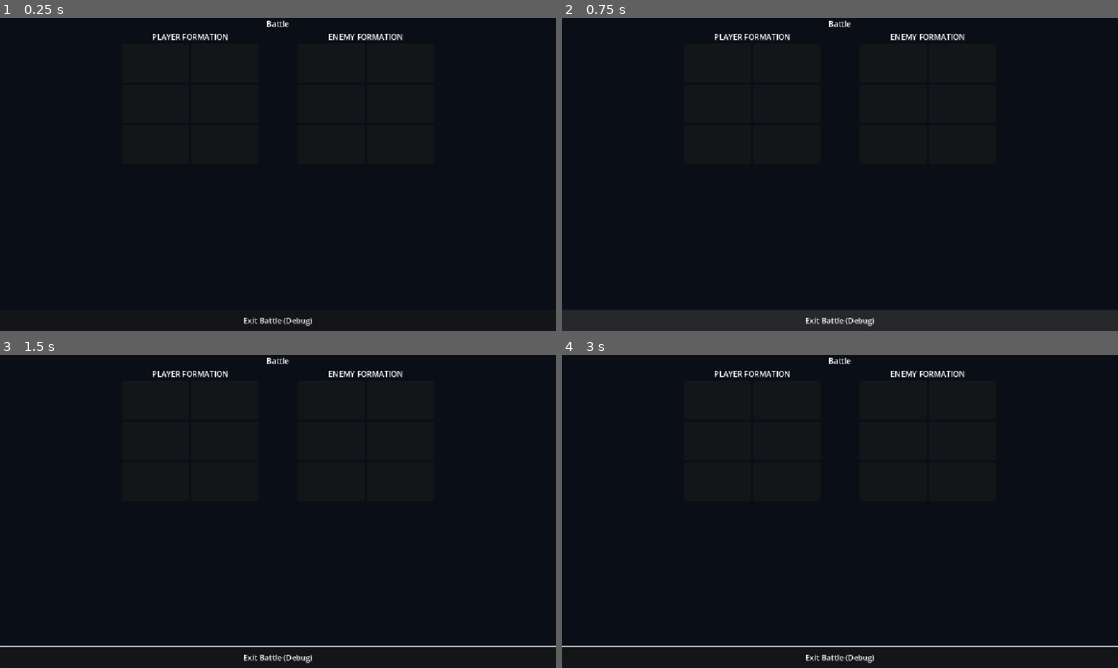
Above: before the commit, frames 1-4 (two rows, left to right).
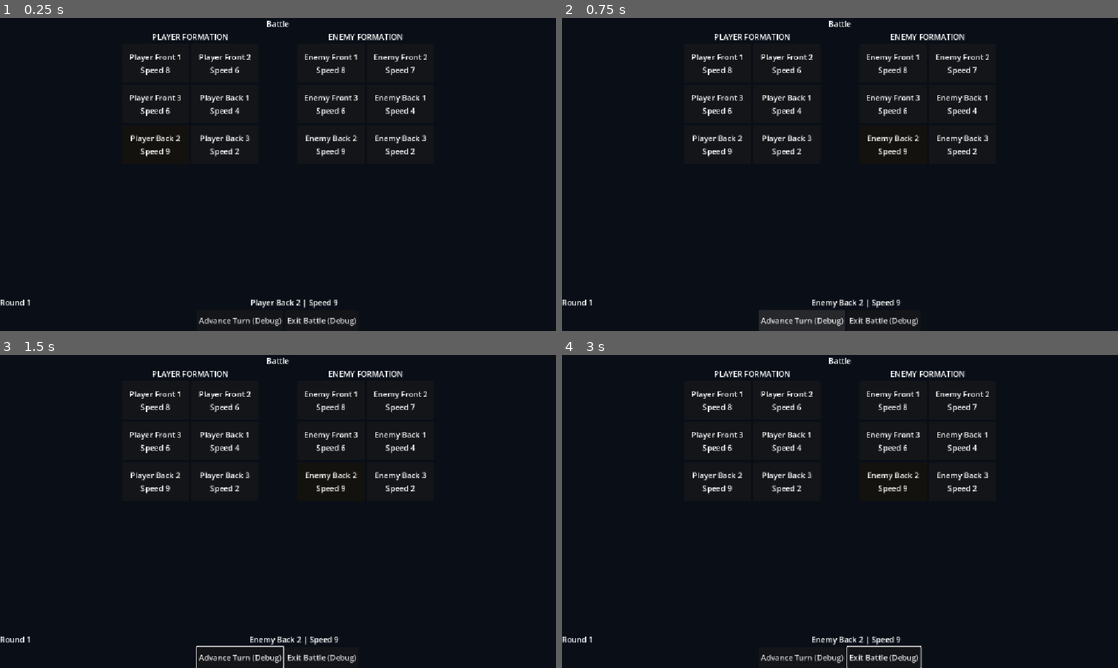
Above: after the commit, the same moments.

Repository: Poostaq/two-dimensional-experiment
Game: Godot game, scene res://Scenes/battle_arena.tscn
Two runs of this game, one before a commit and one after it. Both use one fixed random seed, a clock stepped at 60 frames per second and the inputs below. This scene is started directly instead of the project's main scene.
Inputs (mouse positions are in pixels of both pictures, inside the frame that each line leads up to):
- Up to frame 1 (0.25 s): no input
- Up to frame 2 (0.75 s): click (801, 321) at 0.5 s, where only the run after the commit has a clickable "Advance Turn (Debug)"
- Up to frame 3 (1.5 s): move the mouse to (400, 495) at 1.27 s; hold Right from 1.28 s (still down); tap Tab at 1.35 s; click (400, 495) at 1.42 s
- Up to frame 4 (3 s): move the mouse to (728, 527) at 2.02 s; release Right at 2.03 s; hold Down 2.03-2.78 s; tap Backspace at 2.1 s; click (728, 527) at 2.17 s; move the mouse to (895, 442) at 2.77 s; hold Right from 2.78 s (still down); tap Shift at 2.85 s; click (895, 442) at 2.92 s

The runs differ from the first frame. In frame 1, 2.7% of the frame differs, in the area x 0-77%, y 11-99%; in frame 2, 7.4%, in the area x 0-100%, y 11-100%; in frame 3, 3.1%; in frame 4, 3.1%.

Commit message:
feat: show AC2.2 speed-ordered turns

Diff:
--- a/Scenes/battle_arena.tscn
+++ b/Scenes/battle_arena.tscn
@@ -53,30 +53,126 @@
 layout_mode = 2
 tooltip_text = "Player Slot 1"
 
+[node name="UnitInfo" type="VBoxContainer" parent="Margin/VBox/Formations/PlayerSide/PlayerFormation/Slot0" unique_id=1336176730]
+layout_mode = 2
+mouse_filter = 2
+alignment = 1
+
+[node name="UnitNameLabel" type="Label" parent="Margin/VBox/Formations/PlayerSide/PlayerFormation/Slot0/UnitInfo" unique_id=962174858]
+layout_mode = 2
+text = "Unoccupied"
+horizontal_alignment = 1
+autowrap_mode = 2
+
+[node name="SpeedLabel" type="Label" parent="Margin/VBox/Formations/PlayerSide/PlayerFormation/Slot0/UnitInfo" unique_id=754939996]
+layout_mode = 2
+text = "Speed —"
+horizontal_alignment = 1
+
 [node name="Slot1" type="PanelContainer" parent="Margin/VBox/Formations/PlayerSide/PlayerFormation" unique_id=1949479684]
 custom_minimum_size = Vector2(140, 80)
 layout_mode = 2
 tooltip_text = "Player Slot 2"
 
+[node name="UnitInfo" type="VBoxContainer" parent="Margin/VBox/Formations/PlayerSide/PlayerFormation/Slot1" unique_id=644477328]
+layout_mode = 2
+mouse_filter = 2
+alignment = 1
+
+[node name="UnitNameLabel" type="Label" parent="Margin/VBox/Formations/PlayerSide/PlayerFormation/Slot1/UnitInfo" unique_id=1953318080]
+layout_mode = 2
+text = "Unoccupied"
+horizontal_alignment = 1
+autowrap_mode = 2
+
+[node name="SpeedLabel" type="Label" parent="Margin/VBox/Formations/PlayerSide/PlayerFormation/Slot1/UnitInfo" unique_id=1140856070]
+layout_mode = 2
+text = "Speed —"
+horizontal_alignment = 1
+
 [node name="Slot2" type="PanelContainer" parent="Margin/VBox/Formations/PlayerSide/PlayerFormation" unique_id=1507983800]
 custom_minimum_size = Vector2(140, 80)
 layout_mode = 2
 tooltip_text = "Player Slot 3"
 
+[node name="UnitInfo" type="VBoxContainer" parent="Margin/VBox/Formations/PlayerSide/PlayerFormation/Slot2" unique_id=1083569633]
+layout_mode = 2
+mouse_filter = 2
+alignment = 1
+
+[node name="UnitNameLabel" type="Label" parent="Margin/VBox/Formations/PlayerSide/PlayerFormation/Slot2/UnitInfo" unique_id=505473094]
+layout_mode = 2
+text = "Unoccupied"
+horizontal_alignment = 1
+autowrap_mode = 2
+
+[node name="SpeedLabel" type="Label" parent="Margin/VBox/Formations/PlayerSide/PlayerFormation/Slot2/UnitInfo" unique_id=162289544]
+layout_mode = 2
+text = "Speed —"
+horizontal_alignment = 1
+
 [node name="Slot3" type="PanelContainer" parent="Margin/VBox/Formations/PlayerSide/PlayerFormation" unique_id=1803951279]
 custom_minimum_size = Vector2(140, 80)
 layout_mode = 2
 tooltip_text = "Player Slot 4"
 
+[node name="UnitInfo" type="VBoxContainer" parent="Margin/VBox/Formations/PlayerSide/PlayerFormation/Slot3" unique_id=701319009]
+layout_mode = 2
+mouse_filter = 2
+alignment = 1
+
+[node name="UnitNameLabel" type="Label" parent="Margin/VBox/Formations/PlayerSide/PlayerFormation/Slot3/UnitInfo" unique_id=1766508917]
+layout_mode = 2
+text = "Unoccupied"
+horizontal_alignment = 1
+autowrap_mode = 2
+
+[node name="SpeedLabel" type="Label" parent="Margin/VBox/Formations/PlayerSide/PlayerFormation/Slot3/UnitInfo" unique_id=1357581283]
+layout_mode = 2
+text = "Speed —"
+horizontal_alignment = 1
+
 [node name="Slot4" type="PanelContainer" parent="Margin/VBox/Formations/PlayerSide/PlayerFormation" unique_id=1322027728]
 custom_minimum_size = Vector2(140, 80)
 layout_mode = 2
 tooltip_text = "Player Slot 5"
 
+[node name="UnitInfo" type="VBoxContainer" parent="Margin/VBox/Formations/PlayerSide/PlayerFormation/Slot4" unique_id=2142926801]
+layout_mode = 2
+mouse_filter = 2
+alignment = 1
+
+[node name="UnitNameLabel" type="Label" parent="Margin/VBox/Formations/PlayerSide/PlayerFormation/Slot4/UnitInfo" unique_id=1856227809]
+layout_mode = 2
+text = "Unoccupied"
+horizontal_alignment = 1
+autowrap_mode = 2
+
+[node name="SpeedLabel" type="Label" parent="Margin/VBox/Formations/PlayerSide/PlayerFormation/Slot4/UnitInfo" unique_id=307800924]
+layout_mode = 2
+text = "Speed —"
+horizontal_alignment = 1
+
 [node name="Slot5" type="PanelContainer" parent="Margin/VBox/Formations/PlayerSide/PlayerFormation" unique_id=1715924655]
 custom_minimum_size = Vector2(140, 80)
 layout_mode = 2
 tooltip_text = "Player Slot 6"
+
+[node name="UnitInfo" type="VBoxContainer" parent="Margin/VBox/Formations/PlayerSide/PlayerFormation/Slot5" unique_id=1466590877]
+layout_mode = 2
+mouse_filter = 2
+alignment = 1
+
+[node name="UnitNameLabel" type="Label" parent="Margin/VBox/Formations/PlayerSide/PlayerFormation/Slot5/UnitInfo" unique_id=1986994091]
+layout_mode = 2
+text = "Unoccupied"
+horizontal_alignment = 1
+autowrap_mode = 2
+
+[node name="SpeedLabel" type="Label" parent="Margin/VBox/Formations/PlayerSide/PlayerFormation/Slot5/UnitInfo" unique_id=1827802909]
+layout_mode = 2
+text = "Speed —"
+horizontal_alignment = 1
 
 [node name="CenterDivider" type="VSeparator" parent="Margin/VBox/Formations" unique_id=869679255]
 custom_minimum_size = Vector2(72, 0)
@@ -100,32 +196,153 @@
 layout_mode = 2
 tooltip_text = "Enemy Slot 1"
 
+[node name="UnitInfo" type="VBoxContainer" parent="Margin/VBox/Formations/EnemySide/EnemyFormation/Slot0" unique_id=334592560]
+layout_mode = 2
+mouse_filter = 2
+alignment = 1
+
+[node name="UnitNameLabel" type="Label" parent="Margin/VBox/Formations/EnemySide/EnemyFormation/Slot0/UnitInfo" unique_id=892941584]
+layout_mode = 2
+text = "Unoccupied"
+horizontal_alignment = 1
+autowrap_mode = 2
+
+[node name="SpeedLabel" type="Label" parent="Margin/VBox/Formations/EnemySide/EnemyFormation/Slot0/UnitInfo" unique_id=1773965998]
+layout_mode = 2
+text = "Speed —"
+horizontal_alignment = 1
+
 [node name="Slot1" type="PanelContainer" parent="Margin/VBox/Formations/EnemySide/EnemyFormation" unique_id=1388062701]
 custom_minimum_size = Vector2(140, 80)
 layout_mode = 2
 tooltip_text = "Enemy Slot 2"
 
+[node name="UnitInfo" type="VBoxContainer" parent="Margin/VBox/Formations/EnemySide/EnemyFormation/Slot1" unique_id=1776391952]
+layout_mode = 2
+mouse_filter = 2
+alignment = 1
+
+[node name="UnitNameLabel" type="Label" parent="Margin/VBox/Formations/EnemySide/EnemyFormation/Slot1/UnitInfo" unique_id=71340744]
+layout_mode = 2
+text = "Unoccupied"
+horizontal_alignment = 1
+autowrap_mode = 2
+
+[node name="SpeedLabel" type="Label" parent="Margin/VBox/Formations/EnemySide/EnemyFormation/Slot1/UnitInfo" unique_id=1109683471]
+layout_mode = 2
+text = "Speed —"
+horizontal_alignment = 1
+
 [node name="Slot2" type="PanelContainer" parent="Margin/VBox/Formations/EnemySide/EnemyFormation" unique_id=1830338772]
 custom_minimum_size = Vector2(140, 80)
 layout_mode = 2
 tooltip_text = "Enemy Slot 3"
 
+[node name="UnitInfo" type="VBoxContainer" parent="Margin/VBox/Formations/EnemySide/EnemyFormation/Slot2" unique_id=835427600]
+layout_mode = 2
+mouse_filter = 2
+alignment = 1
+
+[node name="UnitNameLabel" type="Label" parent="Margin/VBox/Formations/EnemySide/EnemyFormation/Slot2/UnitInfo" unique_id=1170714062]
+layout_mode = 2
+text = "Unoccupied"
+horizontal_alignment = 1
+autowrap_mode = 2
+
+[node name="SpeedLabel" type="Label" parent="Margin/VBox/Formations/EnemySide/EnemyFormation/Slot2/UnitInfo" unique_id=608055118]
+layout_mode = 2
+text = "Speed —"
+horizontal_alignment = 1
+
 [node name="Slot3" type="PanelContainer" parent="Margin/VBox/Formations/EnemySide/EnemyFormation" unique_id=1444131745]
 custom_minimum_size = Vector2(140, 80)
 layout_mode = 2
 tooltip_text = "Enemy Slot 4"
 
+[node name="UnitInfo" type="VBoxContainer" parent="Margin/VBox/Formations/EnemySide/EnemyFormation/Slot3" unique_id=380301555]
+layout_mode = 2
+mouse_filter = 2
+alignment = 1
+
+[node name="UnitNameLabel" type="Label" parent="Margin/VBox/Formations/EnemySide/EnemyFormation/Slot3/UnitInfo" unique_id=431740243]
+layout_mode = 2
+text = "Unoccupied"
+horizontal_alignment = 1
+autowrap_mode = 2
+
+[node name="SpeedLabel" type="Label" parent="Margin/VBox/Formations/EnemySide/EnemyFormation/Slot3/UnitInfo" unique_id=953065540]
+layout_mode = 2
+text = "Speed —"
+horizontal_alignment = 1
+
 [node name="Slot4" type="PanelContainer" parent="Margin/VBox/Formations/EnemySide/EnemyFormation" unique_id=1898023519]
 custom_minimum_size = Vector2(140, 80)
 layout_mode = 2
 tooltip_text = "Enemy Slot 5"
 
+[node name="UnitInfo" type="VBoxContainer" parent="Margin/VBox/Formations/EnemySide/EnemyFormation/Slot4" unique_id=294158884]
+layout_mode = 2
+mouse_filter = 2
+alignment = 1
+
+[node name="UnitNameLabel" type="Label" parent="Margin/VBox/Formations/EnemySide/EnemyFormation/Slot4/UnitInfo" unique_id=1907956622]
+layout_mode = 2
+text = "Unoccupied"
+horizontal_alignment = 1
+autowrap_mode = 2
+
+[node name="SpeedLabel" type="Label" parent="Margin/VBox/Formations/EnemySide/EnemyFormation/Slot4/UnitInfo" unique_id=383984490]
+layout_mode = 2
+text = "Speed —"
+horizontal_alignment = 1
+
 [node name="Slot5" type="PanelContainer" parent="Margin/VBox/Formations/EnemySide/EnemyFormation" unique_id=1678816950]
 custom_minimum_size = Vector2(140, 80)
 layout_mode = 2
 tooltip_text = "Enemy Slot 6"
 
-[node name="ExitBattleDebugButton" type="Button" parent="Margin/VBox" unique_id=2055668868]
+[node name="UnitInfo" type="VBoxContainer" parent="Margin/VBox/Formations/EnemySide/EnemyFormation/Slot5" unique_id=351020783]
+layout_mode = 2
+mouse_filter = 2
+alignment = 1
+
+[node name="UnitNameLabel" type="Label" parent="Margin/VBox/Formations/EnemySide/EnemyFormation/Slot5/UnitInfo" unique_id=673312004]
+layout_mode = 2
+text = "Unoccupied"
+horizontal_alignment = 1
+autowrap_mode = 2
+
+[node name="SpeedLabel" type="Label" parent="Margin/VBox/Formations/EnemySide/EnemyFormation/Slot5/UnitInfo" unique_id=2136572351]
+layout_mode = 2
+text = "Speed —"
+horizontal_alignment = 1
+
+[node name="TurnStatus" type="HBoxContainer" parent="Margin/VBox" unique_id=891639891]
+layout_mode = 2
+alignment = 1
+
+[node name="RoundLabel" type="Label" parent="Margin/VBox/TurnStatus" unique_id=1699269099]
+unique_name_in_owner = true
+layout_mode = 2
+text = "Round 1"
+
+[node name="CurrentUnitLabel" type="Label" parent="Margin/VBox/TurnStatus" unique_id=829834890]
+unique_name_in_owner = true
+layout_mode = 2
+size_flags_horizontal = 3
+text = "No active units"
+horizontal_alignment = 1
+
+[node name="DebugControls" type="HBoxContainer" parent="Margin/VBox" unique_id=1793621972]
+layout_mode = 2
+alignment = 1
+
+[node name="AdvanceTurnDebugButton" type="Button" parent="Margin/VBox/DebugControls" unique_id=402375055]
+unique_name_in_owner = true
+layout_mode = 2
+text = "Advance Turn (Debug)"
+
+[node name="ExitBattleDebugButton" type="Button" parent="Margin/VBox/DebugControls" unique_id=2055668868]
 unique_name_in_owner = true
 custom_minimum_size = Vector2(0, 44)
 layout_mode = 2
--- a/Scripts/Battle/battle_arena.gd
+++ b/Scripts/Battle/battle_arena.gd
@@ -4,23 +4,37 @@
 signal exit_requested
 
 const SIDE_SLOT_COUNT := 6
+const NEUTRAL_SLOT_COLOR := Color.WHITE
+const CURRENT_SLOT_COLOR := Color(1.0, 0.82, 0.32, 1.0)
 
 @onready var _encounter_type_label: Label = %EncounterTypeLabel
 @onready var _player_formation: GridContainer = %PlayerFormation
 @onready var _enemy_formation: GridContainer = %EnemyFormation
+@onready var _round_label: Label = %RoundLabel
+@onready var _current_unit_label: Label = %CurrentUnitLabel
+@onready var _advance_debug_button: Button = %AdvanceTurnDebugButton
 @onready var _exit_debug_button: Button = %ExitBattleDebugButton
 
 var encounter_coordinate: Vector2i = Vector2i.ZERO
 var encounter_type: String = ""
+var round_number: int = 1
+
+var _units: Array[BattleUnitState] = []
+var _turn_queue: Array[BattleUnitState] = []
+var _current_turn_index: int = 0
 
 
 func _ready() -> void:
 	var exit_callable := Callable(self, "_on_exit_debug_pressed")
 	if not _exit_debug_button.pressed.is_connected(exit_callable):
 		_exit_debug_button.pressed.connect(exit_callable)
+	var advance_callable := Callable(self, "_on_advance_debug_pressed")
+	if not _advance_debug_button.pressed.is_connected(advance_callable):
+		_advance_debug_button.pressed.connect(advance_callable)
 	_assign_slot_metadata(_player_formation, "player")
 	_assign_slot_metadata(_enemy_formation, "enemy")
 	_refresh_context()
+	configure_units(_create_debug_units())
 
 
 func configure(coordinate: Vector2i, type: String) -> void:
@@ -32,12 +46,59 @@
 		_refresh_context()
 
 
+func configure_units(units: Array[BattleUnitState]) -> void:
+	_units = units.duplicate()
+	_turn_queue = BattleTurnQueue.build(_units)
+	_current_turn_index = 0
+	round_number = 1
+	if is_node_ready():
+		_refresh_turn_ui()
+
+
+func get_turn_queue() -> Array[BattleUnitState]:
+	return _turn_queue.duplicate()
+
+
+func get_current_unit() -> BattleUnitState:
+	if _turn_queue.is_empty() or _current_turn_index < 0 or _current_turn_index >= _turn_queue.size():
+		return null
+	return _turn_queue[_current_turn_index]
+
+
+func advance_turn() -> void:
+	if _turn_queue.is_empty():
+		return
+	_current_turn_index += 1
+	if _current_turn_index >= _turn_queue.size():
+		round_number += 1
+		_turn_queue = BattleTurnQueue.build(_units)
+		_current_turn_index = 0
+	_refresh_turn_ui()
+
+
 func get_player_slots() -> Array[Control]:
 	return _get_control_children(_player_formation)
 
 
 func get_enemy_slots() -> Array[Control]:
 	return _get_control_children(_enemy_formation)
+
+
+func _create_debug_units() -> Array[BattleUnitState]:
+	return [
+		BattleUnitState.new(&"player_0", "Player Front 1", BattleUnitState.Side.PLAYER, 0, 8),
+		BattleUnitState.new(&"player_1", "Player Front 2", BattleUnitState.Side.PLAYER, 1, 6),
+		BattleUnitState.new(&"player_2", "Player Front 3", BattleUnitState.Side.PLAYER, 2, 6),
+		BattleUnitState.new(&"player_3", "Player Back 1", BattleUnitState.Side.PLAYER, 3, 4),
+		BattleUnitState.new(&"player_4", "Player Back 2", BattleUnitState.Side.PLAYER, 4, 9),
+		BattleUnitState.new(&"player_5", "Player Back 3", BattleUnitState.Side.PLAYER, 5, 2),
+		BattleUnitState.new(&"enemy_0", "Enemy Front 1", BattleUnitState.Side.ENEMY, 0, 8),
+		BattleUnitState.new(&"enemy_1", "Enemy Front 2", BattleUnitState.Side.ENEMY, 1, 7),
+		BattleUnitState.new(&"enemy_2", "Enemy Front 3", BattleUnitState.Side.ENEMY, 2, 6),
+		BattleUnitState.new(&"enemy_3", "Enemy Back 1", BattleUnitState.Side.ENEMY, 3, 4),
+		BattleUnitState.new(&"enemy_4", "Enemy Back 2", BattleUnitState.Side.ENEMY, 4, 9),
+		BattleUnitState.new(&"enemy_5", "Enemy Back 3", BattleUnitState.Side.ENEMY, 5, 2),
+	]
 
 
 func _get_control_children(formation: GridContainer) -> Array[Control]:
@@ -53,6 +114,7 @@
 	for index: int in slots.size():
 		slots[index].set_meta("side", side)
 		slots[index].set_meta("slot_index", index)
+		slots[index].set_meta("is_current_unit", false)
 
 
 func _refresh_context() -> void:
@@ -62,6 +124,54 @@
 	_encounter_type_label.text = "%s Battle" % encounter_type.capitalize()
 
 
+func _refresh_turn_ui() -> void:
+	_round_label.text = "Round %d" % round_number
+	_render_units()
+	var current_unit := get_current_unit()
+	if not is_instance_valid(current_unit):
+		_current_unit_label.text = "No active units"
+		_advance_debug_button.disabled = true
+		return
+	_current_unit_label.text = "%s | Speed %d" % [current_unit.display_name, current_unit.speed]
+	_advance_debug_button.disabled = false
+	var current_slot := _get_slot_for_unit(current_unit)
+	if is_instance_valid(current_slot):
+		current_slot.self_modulate = CURRENT_SLOT_COLOR
+		current_slot.set_meta("is_current_unit", true)
+
+
+func _render_units() -> void:
+	for slot: Control in get_player_slots() + get_enemy_slots():
+		slot.self_modulate = NEUTRAL_SLOT_COLOR
+		slot.set_meta("is_current_unit", false)
+		var name_label := slot.get_node("UnitInfo/UnitNameLabel") as Label
+		var speed_label := slot.get_node("UnitInfo/SpeedLabel") as Label
+		name_label.text = "Unoccupied"
+		speed_label.text = "Speed —"
+	for unit: BattleUnitState in _units:
+		if not is_instance_valid(unit):
+			continue
+		var slot := _get_slot_for_unit(unit)
+		if not is_instance_valid(slot):
+			continue
+		var name_label := slot.get_node("UnitInfo/UnitNameLabel") as Label
+		var speed_label := slot.get_node("UnitInfo/SpeedLabel") as Label
+		name_label.text = unit.display_name
+		speed_label.text = "Speed %d" % unit.speed
+
+
+func _get_slot_for_unit(unit: BattleUnitState) -> Control:
+	if not is_instance_valid(unit) or unit.slot_index < 0 or unit.slot_index >= SIDE_SLOT_COUNT:
+		return null
+	var slots: Array[Control] = get_player_slots() if unit.side == BattleUnitState.Side.PLAYER else get_enemy_slots()
+	return slots[unit.slot_index]
+
+
+func _on_advance_debug_pressed() -> void:
+	get_viewport().set_input_as_handled()
+	advance_turn()
+
+
 func _on_exit_debug_pressed() -> void:
 	get_viewport().set_input_as_handled()
 	call_deferred("_emit_exit_requested")
--- a/Scripts/Battle/battle_turn_queue.gd
+++ b/Scripts/Battle/battle_turn_queue.gd
@@ -11,20 +11,20 @@
 	var occupied: Dictionary = {}
 	for unit: BattleUnitState in units:
 		if not is_instance_valid(unit):
-			push_error("Battle turn queue contains a null unit")
+			print("BattleTurnQueue rejected: null unit")
 			return []
 		if unit.side != BattleUnitState.Side.PLAYER and unit.side != BattleUnitState.Side.ENEMY:
-			push_error("Battle unit %s has invalid side %d" % [unit.unit_id, unit.side])
+			print("BattleTurnQueue rejected: unit %s has invalid side %d" % [unit.unit_id, unit.side])
 			return []
 		if unit.speed < MIN_SPEED or unit.speed > MAX_SPEED:
-			push_error("Battle unit %s has speed %d outside %d..%d" % [unit.unit_id, unit.speed, MIN_SPEED, MAX_SPEED])
+			print("BattleTurnQueue rejected: unit %s has speed %d outside %d..%d" % [unit.unit_id, unit.speed, MIN_SPEED, MAX_SPEED])
 			return []
 		if unit.slot_index < 0 or unit.slot_index >= SIDE_SLOT_COUNT:
-			push_error("Battle unit %s has invalid slot %d" % [unit.unit_id, unit.slot_index])
+			print("BattleTurnQueue rejected: unit %s has invalid slot %d" % [unit.unit_id, unit.slot_index])
 			return []
 		var occupancy_key := Vector2i(unit.side, unit.slot_index)
 		if occupied.has(occupancy_key):
-			push_error("Battle turn queue has duplicate side/slot %s" % occupancy_key)
+			print("BattleTurnQueue rejected: duplicate side/slot %s" % occupancy_key)
 			return []
 		occupied[occupancy_key] = true
 		ordered.append(unit)
